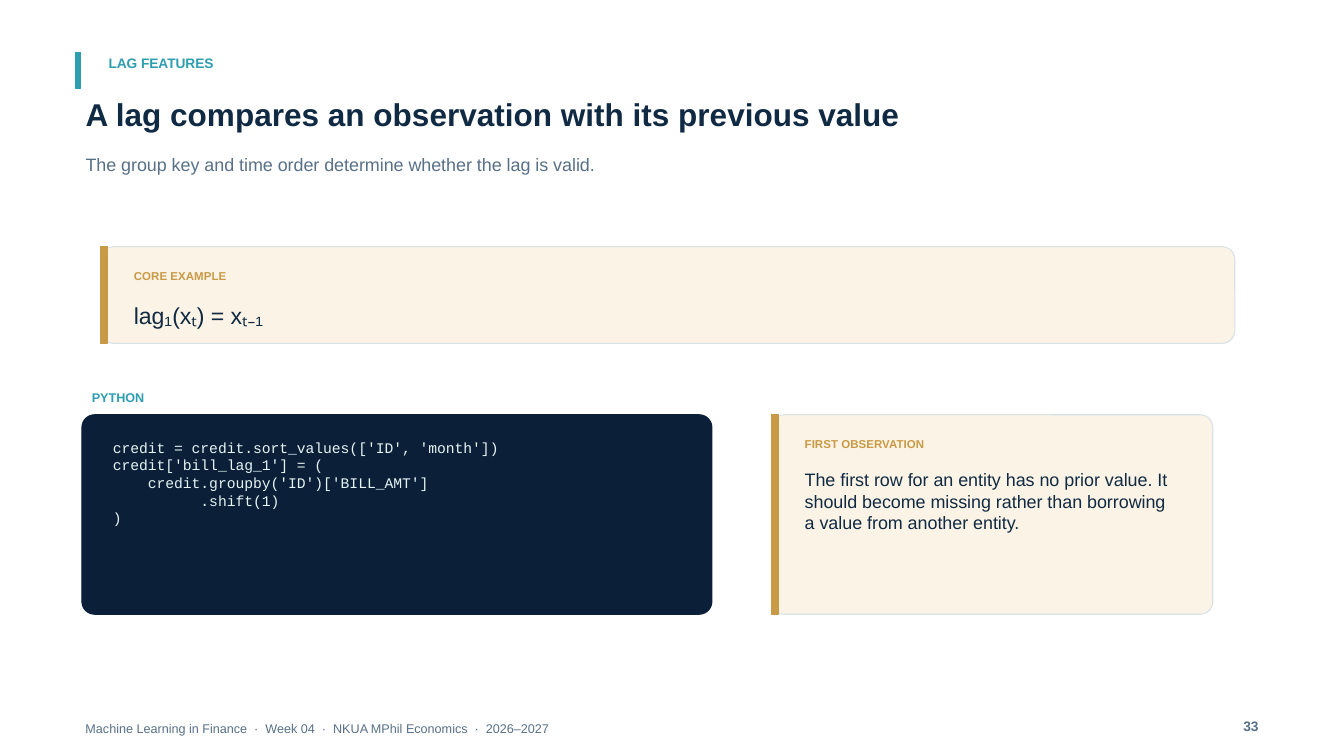
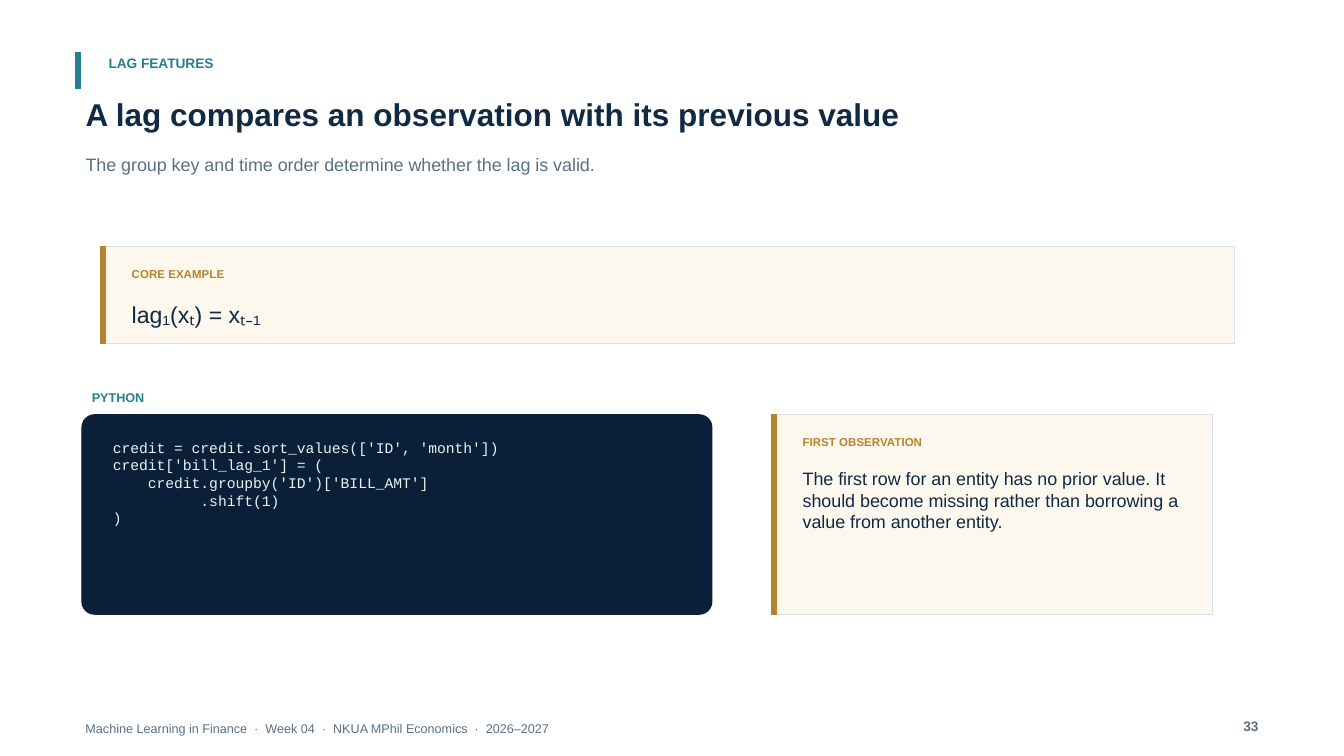
Before and after one commit to fkottas/Teaching-Courses, a slide deck: slide 33 of Machine Learning in Finance/2026-2027/lectures/week-04/slides/Lecture_04_Feature_Engineering_for_Financial_Data_2026-2027.pptx. Drawn at 1344x756 pixels with LibreOffice and Linux fonts; fonts in the diff are those of the drawing. Boxes give left, top, right and bottom in pixels: in the first picture for what was removed or moved away, otherwise in the second. Text is boxed around its words. In the diff, an @@ line names an element or a change of style, - is before the commit and + after.

```diff
--- a/Machine Learning in Finance/2026-2027/lectures/week-04/slides/Lecture_04_Feature_Engineering_for_Financial_Data_2026-2027.pptx
+++ b/Machine Learning in Finance/2026-2027/lectures/week-04/slides/Lecture_04_Feature_Engineering_for_Financial_Data_2026-2027.pptx
@@ rectangle at (x1=76, y1=52, x2=81, y2=88): fill #2D9DB0 to #237F91; outline #2D9DB0 0.75 pt to #237F91 0.75 pt @@
@@ text "LAG FEATURES" at (x1=109, y1=58, x2=213, y2=68): text colour #2D9DB0 to #237F91 @@
@@ rectangle at (x1=101, y1=247, x2=106, y2=344): fill #C99A45 to #B7822E; outline #C99A45 0.75 pt to #B7822E 0.75 pt @@
@@ rectangle at (x1=101, y1=247, x2=1235, y2=344): rounded rectangle to rectangle; fill #FBF3E5 to #FCF8EE; outline #D6E2E8 0.75 pt to #D8E1E5 0.75 pt @@
@@ text "CORE EXAMPLE" at (x1=132, y1=270, x2=224, y2=278): text colour #C99A45 to #B7822E @@
@@ text "PYTHON" at (x1=92, y1=393, x2=145, y2=402): text colour #2D9DB0 to #237F91 @@
@@ rectangle at (x1=772, y1=414, x2=777, y2=614): fill #C99A45 to #B7822E; outline #C99A45 0.75 pt to #B7822E 0.75 pt @@
@@ rectangle at (x1=772, y1=414, x2=1214, y2=614): rounded rectangle to rectangle; fill #FBF3E5 to #FCF8EE; outline #D6E2E8 0.75 pt to #D8E1E5 0.75 pt @@
@@ text "FIRST OBSERVATION" at (x1=803, y1=438, x2=922, y2=446): text colour #C99A45 to #B7822E @@
@@ text "The first row for an ..." rewrapped from (x1=805, y1=473, x2=1167, y2=533) to (x1=803, y1=472, x2=1178, y2=532) @@
```
Also in this commit, not shown: 88 other slides changed, 1 slide added, 1 slide removed, 4 other files.
